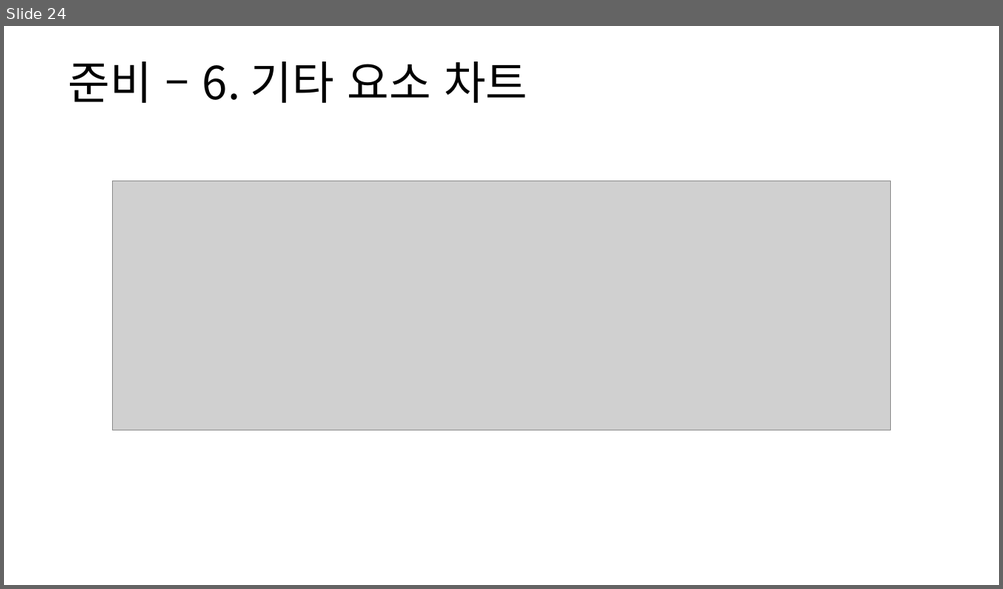
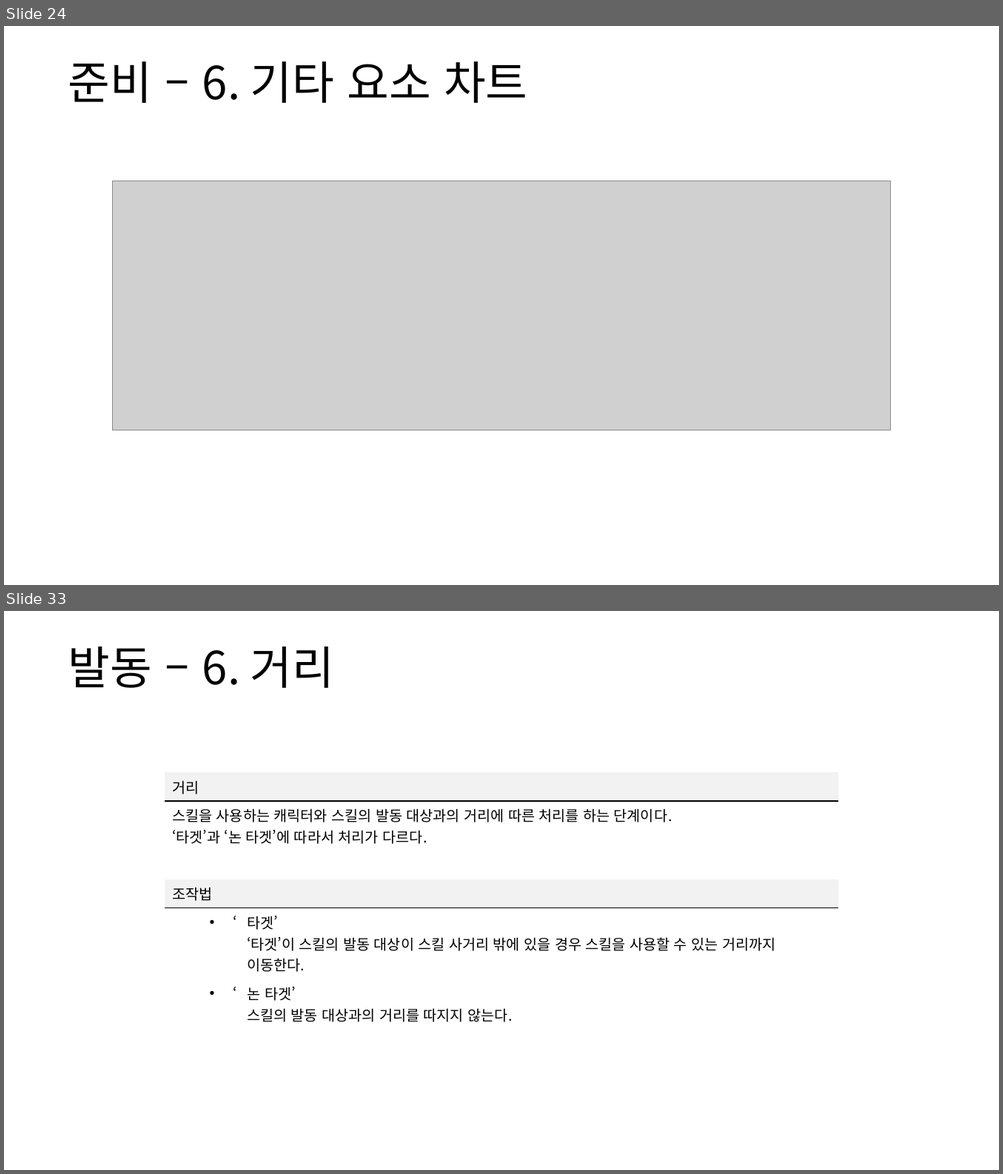
Before and after one commit to yjk0401/unityenginebasic_9th, a slide deck: 기획/방랑엽사전/스킬 시스템 기획서.pptx. Shown one above the other, each under a label of ours: slide 24 before the commit, slides 24 and 33 after it; the slides between them are not shown. The pictures are 1003x589 and 1003x1174 pixels, drawn with LibreOffice and Linux fonts; fonts in the diff are those of the drawing; grey boxes stand for pictures. Boxes give left, top, right and bottom in pixels: in the first picture for what was removed or moved away, otherwise in the second. Text is boxed around its words. In the diff, an @@ line names an element or a change of style, - is before the commit and + after.

```diff
--- a/기획/방랑엽사전/스킬 시스템 기획서.pptx
+++ b/기획/방랑엽사전/스킬 시스템 기획서.pptx
@@ slide 33 added at [4,611,999,1170], background #FFFFFF @@
@@ text added at [68,647,334,688], 44 pt, text #000000 @@
+발동 – 6. 거리
@@ table added at [165,773,838,1025], 6 rows, 1 columns @@
+거리
+스킬을 사용하는 캐릭터와 스킬의 발동 대상과의 거리에 따른 처리를 하는 단계이다. / ‘타겟’과 ‘논 타겟’에 따라서 처리가 다르다.
+
+조작법
+‘타겟’ / ‘타겟’이 스킬의 발동 대상이 스킬 사거리 밖에 있을 경우 스킬을 사용할 수 있는 거리까지 이동한다.
+‘논 타겟’ / 스킬의 발동 대상과의 거리를 따지지 않는다.
```
Also in this commit, not shown: 1 slide changed, 13 other slides added, 10 other files.
